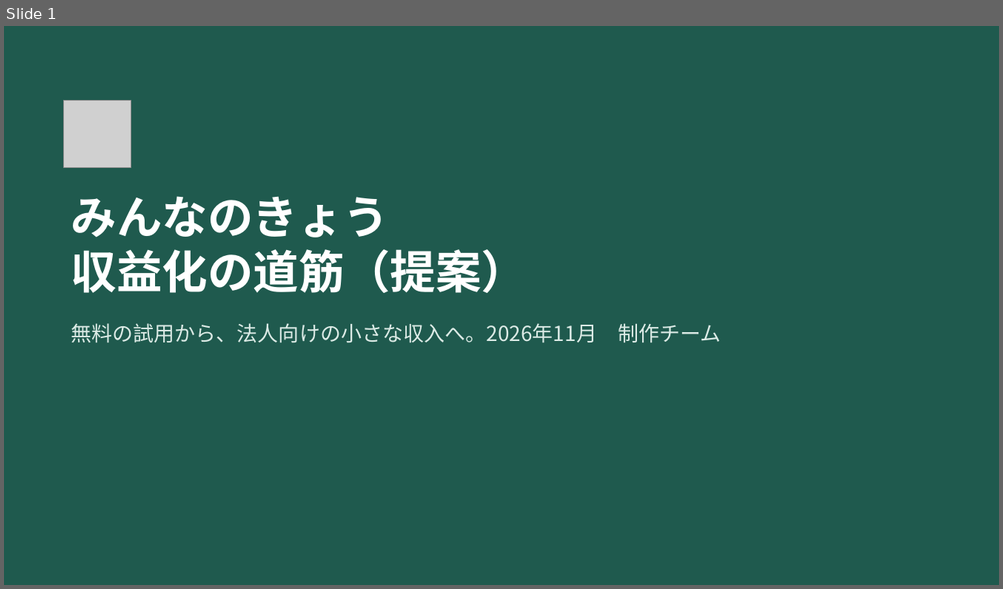
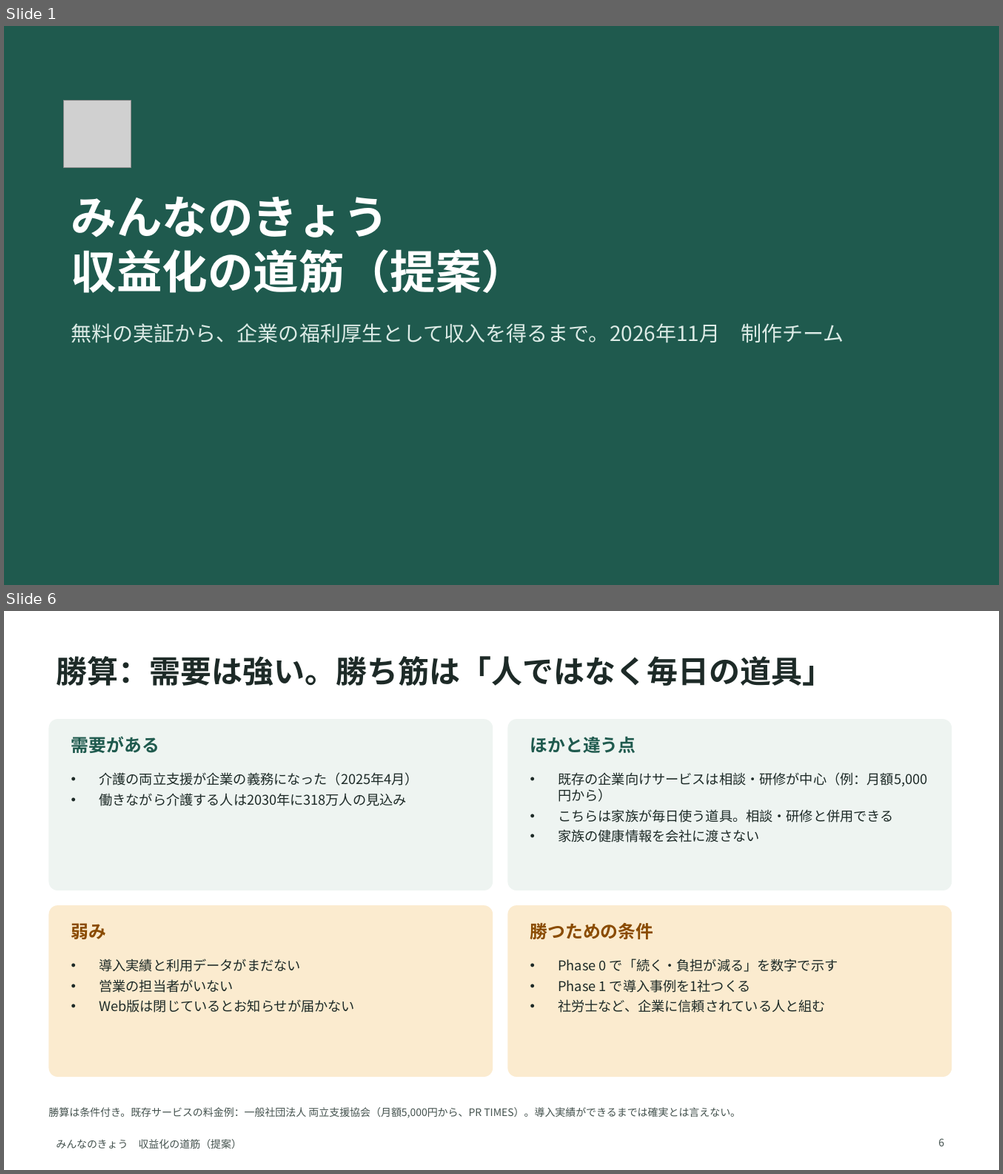
Before and after one commit to sakurabloomyou/Sunplaza-supermarket, a slide deck: minnanokyou-business/minnanokyou_monetization_plan.pptx. Shown one above the other, each under a label of ours: slide 1 before the commit, slides 1 and 6 after it; the slides between them are not shown. The pictures are 1003x589 and 1003x1174 pixels, drawn with LibreOffice and Linux fonts; fonts in the diff are those of the drawing; grey boxes stand for pictures. Boxes give left, top, right and bottom in pixels: in the first picture for what was removed or moved away, otherwise in the second. Text is boxed around its words. In the diff, an @@ line names an element or a change of style, - is before the commit and + after.

```diff
--- a/minnanokyou-business/minnanokyou_monetization_plan.pptx
+++ b/minnanokyou-business/minnanokyou_monetization_plan.pptx
@@ slide 6 added at box(4, 611, 999, 1170), background #FFFFFF @@
@@ title added at box(56, 656, 833, 686), 30 pt, text #1D2A27, bold @@
+勝算：需要は強い。勝ち筋は「人ではなく毎日の道具」
@@ rounded rectangle added at box(48, 719, 492, 891), fill #EEF4F1 @@
@@ rounded rectangle added at box(508, 719, 951, 891), fill #EEF4F1 @@
@@ text added at box(71, 736, 159, 753), 17 pt, text #1F5A4E, bold @@
+需要がある
@@ text added at box(530, 736, 636, 753), 17 pt, text #1F5A4E, bold @@
+ほかと違う点
@@ text added at box(99, 772, 418, 806), 13 pt, text #1D2A27 @@
+• 介護の両立支援が企業の義務になった（2025年4月）
+• 働きながら介護する人は2030年に318万人の見込み
@@ text added at box(558, 772, 927, 843), 13 pt, text #1D2A27 @@
+• 既存の企業向けサービスは相談・研修が中心（例：月額5,000円から）
+• こちらは家族が毎日使う道具。相談・研修と併用できる
+• 家族の健康情報を会社に渡さない
@@ rounded rectangle added at box(48, 906, 492, 1077), fill #FBEBCF @@
@@ rounded rectangle added at box(508, 906, 951, 1077), fill #FBEBCF @@
@@ text added at box(71, 923, 107, 940), 17 pt, text #8A4B00, bold @@
+弱み
@@ text added at box(530, 923, 654, 940), 17 pt, text #8A4B00, bold @@
+勝つための条件
@@ text added at box(99, 959, 354, 1013), 13 pt, text #1D2A27 @@
+• 導入実績と利用データがまだない
+• 営業の担当者がいない
+• Web版は閉じているとお知らせが届かない
@@ text added at box(558, 959, 838, 1013), 13 pt, text #1D2A27 @@
+• Phase 0 で「続く・負担が減る」を数字で示す
+• Phase 1 で導入事例を1社つくる
+• 社労士など、企業に信頼されている人と組む
@@ text added at box(48, 1108, 740, 1119), 10 pt, text #44524E @@
+勝算は条件付き。既存サービスの料金例：一般社団法人 両立支援協会（月額5,000円から、PR TIMES）。導入実績ができるまでは確実とは言えない。
@@ text added at box(56, 1139, 242, 1149), 10 pt, text #44524E @@
+みんなのきょう 収益化の道筋（提案）
@@ page number added at box(938, 1139, 944, 1147), 10 pt, text #44524E @@
+6
@@ slide 1 changed as well @@
@@ text at box(71, 323, 844, 343): text changed @@
-無料の試用から、法人向けの小さな収入へ。2026年11月 制作チーム
+無料の実証から、企業の福利厚生として収入を得るまで。2026年11月 制作チーム
```
Also in this commit, not shown: 6 other slides changed, 2 other slides added, 8 slides removed, 1 other file.
